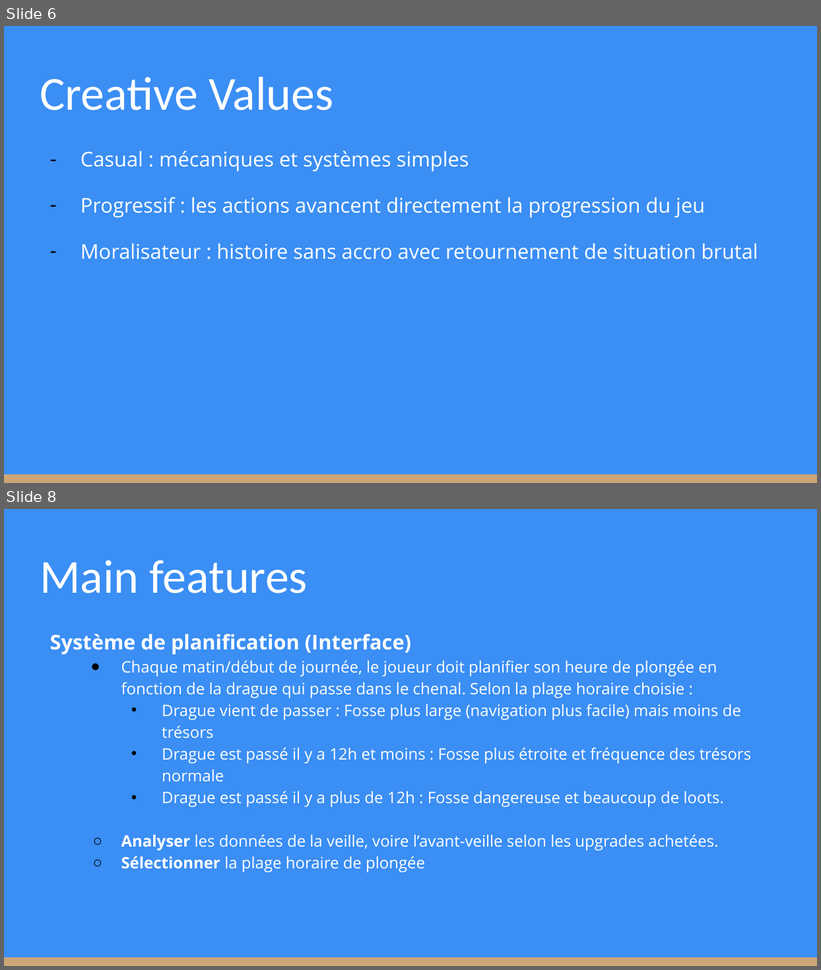
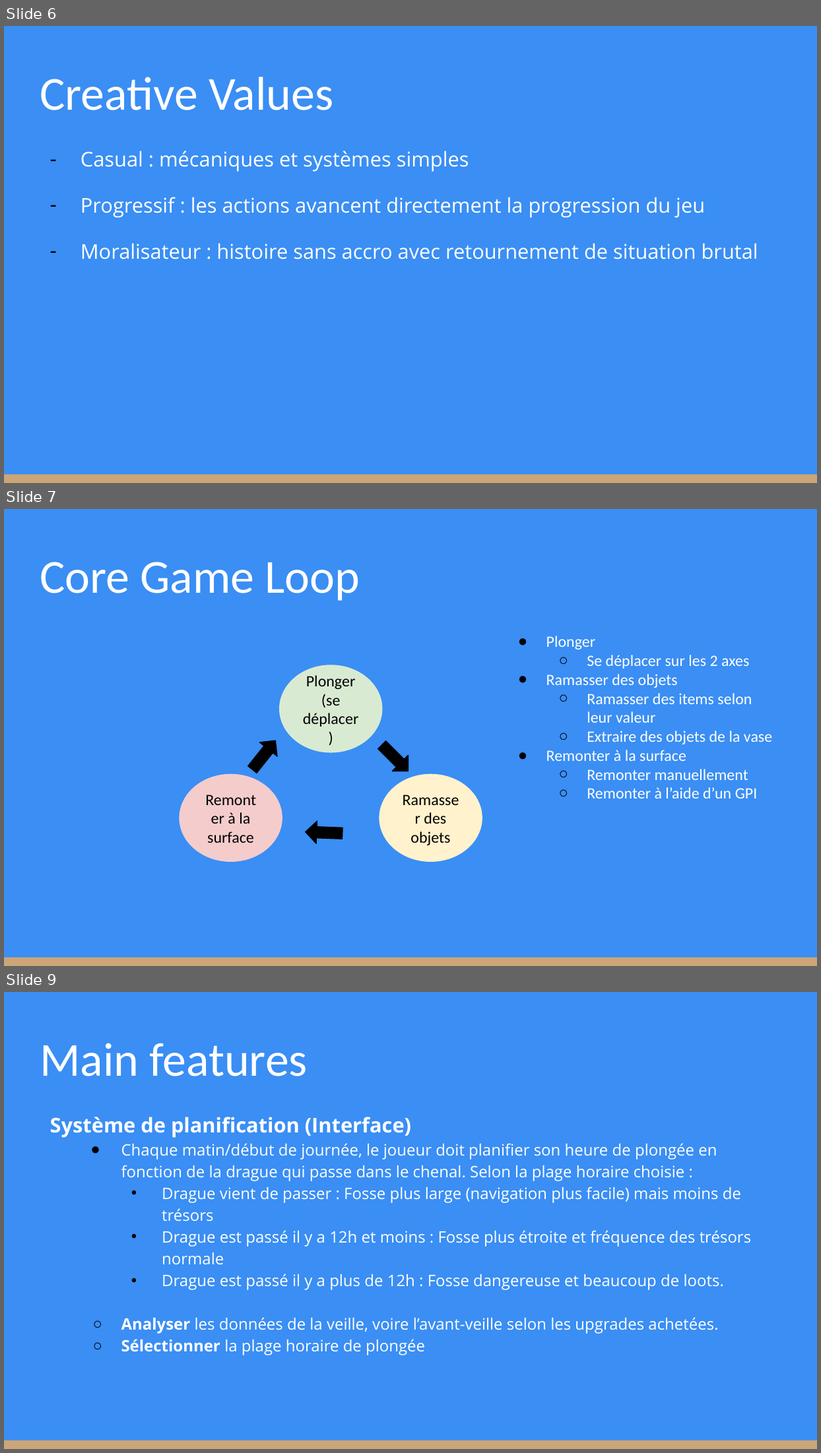
Before and after one commit to KevinBachelierBart/TPGeneraux, a slide deck: Bachelier_Kevin_SintaZaranie.pptx. Shown one above the other, each under a label of ours: slides 6 and 8 before the commit, slides 6, 7 and 9 after it; the slides between them are not shown. The pictures are 821x970 and 821x1453 pixels, drawn with LibreOffice and Linux fonts; fonts in the diff are those of the drawing. Boxes give left, top, right and bottom in pixels: in the first picture for what was removed or moved away, otherwise in the second. Text is boxed around its words. In the diff, an @@ line names an element or a change of style, - is before the commit and + after.

```diff
--- a/Bachelier_Kevin_SintaZaranie.pptx
+++ b/Bachelier_Kevin_SintaZaranie.pptx
@@ slide 7 added at [4, 509, 817, 966], background #3A8EF4; not listed: 1 template element that a slide beside it also shows @@
@@ title added at [40, 562, 360, 601], 42 pt, text #FFFFFF @@
+Core Game Loop
@@ text added at [547, 636, 772, 799], 14 pt, text #FFFFFF @@
+● Plonger
+  ○ Se déplacer sur les 2 axes
+● Ramasser des objets
+  ○ Ramasser des items selon leur valeur
+  ○ Extraire des objets de la vase
+● Remonter à la surface
+  ○ Remonter manuellement
+  ○ Remonter à l’aide d’un GPI
@@ ellipse added at [279, 665, 382, 753], fill #D9EAD3, 14 pt, text #000000 @@
+Plonger (se déplacer)
@@ right arrow added at [244, 733, 284, 777], fill #000000, outline #000000 0.75 pt @@
@@ right arrow added at [374, 737, 416, 780], fill #000000, outline #000000 0.75 pt @@
@@ ellipse added at [179, 774, 282, 862], fill #F4CCCC, 14 pt, text #000000 @@
+Remonter à la surface
@@ ellipse added at [379, 774, 482, 862], fill #FFF2CC, 14 pt, text #000000 @@
+Ramasser des objets
@@ right arrow added at [305, 821, 343, 845], fill #000000, outline #000000 0.75 pt @@
@@ what was slide 8 is now slide 9 @@
```
Also in this commit, not shown: 5 slides changed.
